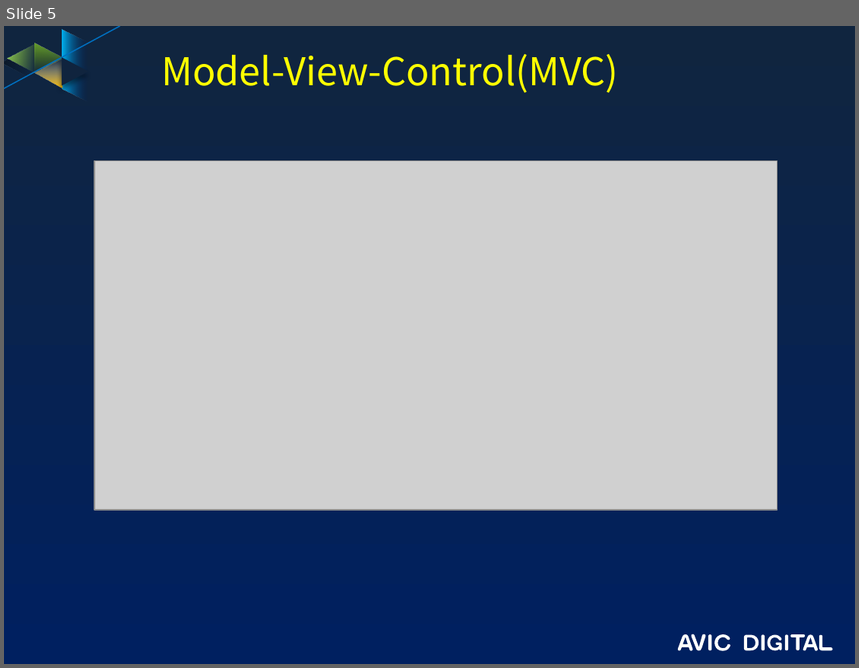
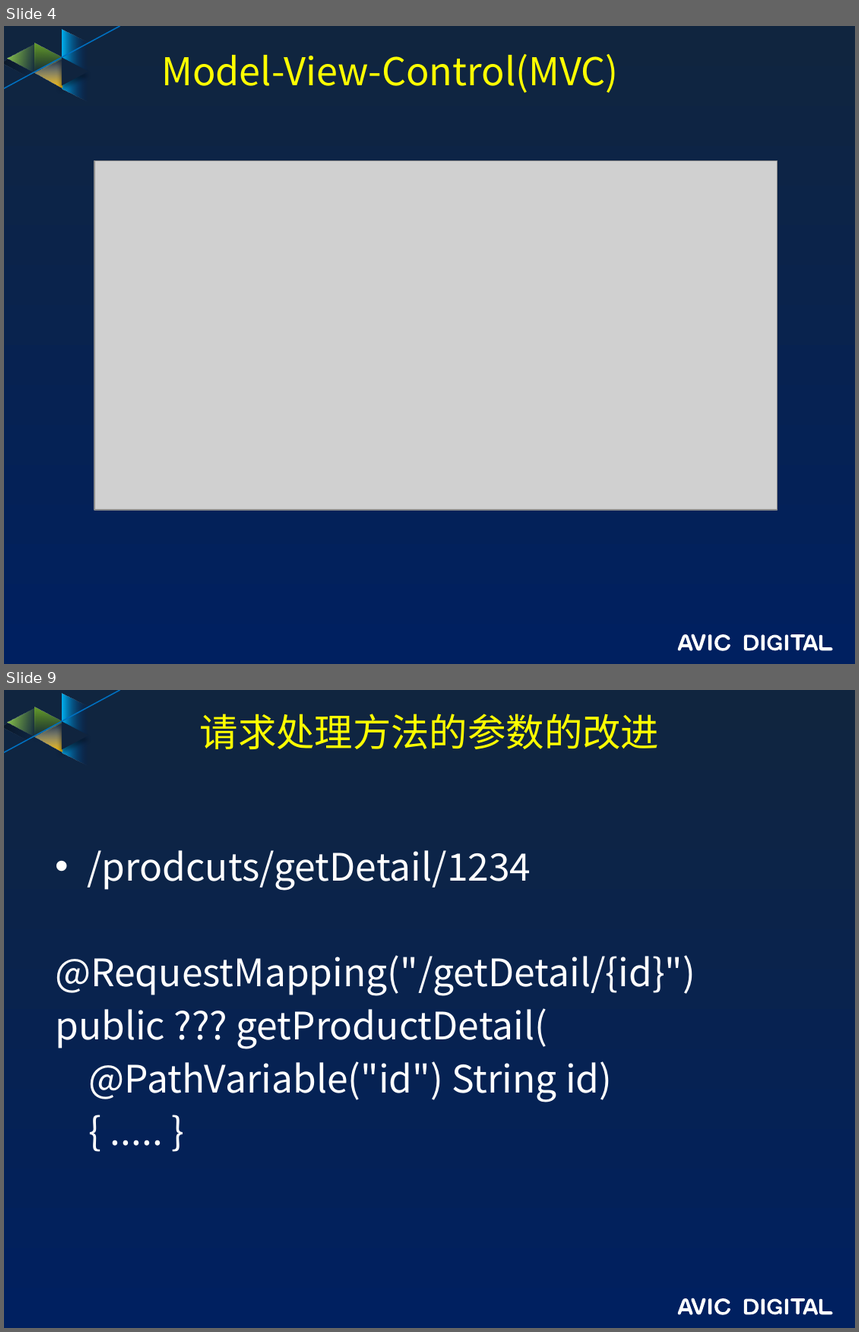
Before and after one commit to guofengzh/java-way, a slide deck: spring/docs/03-mvc.pptx. Shown one above the other, each under a label of ours: slide 5 before the commit, slides 4 and 9 after it; the slides between them are not shown. The pictures are 859x668 and 859x1332 pixels, drawn with LibreOffice and Linux fonts; fonts in the diff are those of the drawing; grey boxes stand for pictures; background and template pictures are left out. Boxes give left, top, right and bottom in pixels: in the first picture for what was removed or moved away, otherwise in the second. Text is boxed around its words. In the diff, an @@ line names an element or a change of style, - is before the commit and + after.

```diff
--- a/spring/docs/03-mvc.pptx
+++ b/spring/docs/03-mvc.pptx
@@ slide 9 added at [4, 690, 855, 1328], background gradient #10253F to #002060; not listed: 17 template elements that a slide beside it also shows @@
@@ title added at [200, 714, 660, 749], 32.4 pt, text #FFFF00 @@
+请求处理方法的参数的改进
@@ text added at [55, 850, 696, 1102], 32 pt, text #FFFFFF @@
+• /prodcuts/getDetail/1234
+@RequestMapping("/getDetail/{id}")
+public ??? getProductDetail(
+@PathVariable("id") String id)
+{ ..... }
@@ what was slide 5 is now slide 4 @@
```
Also in this commit, not shown: 1 slide changed, 8 other slides added, 1 slide removed, 2 other files.
